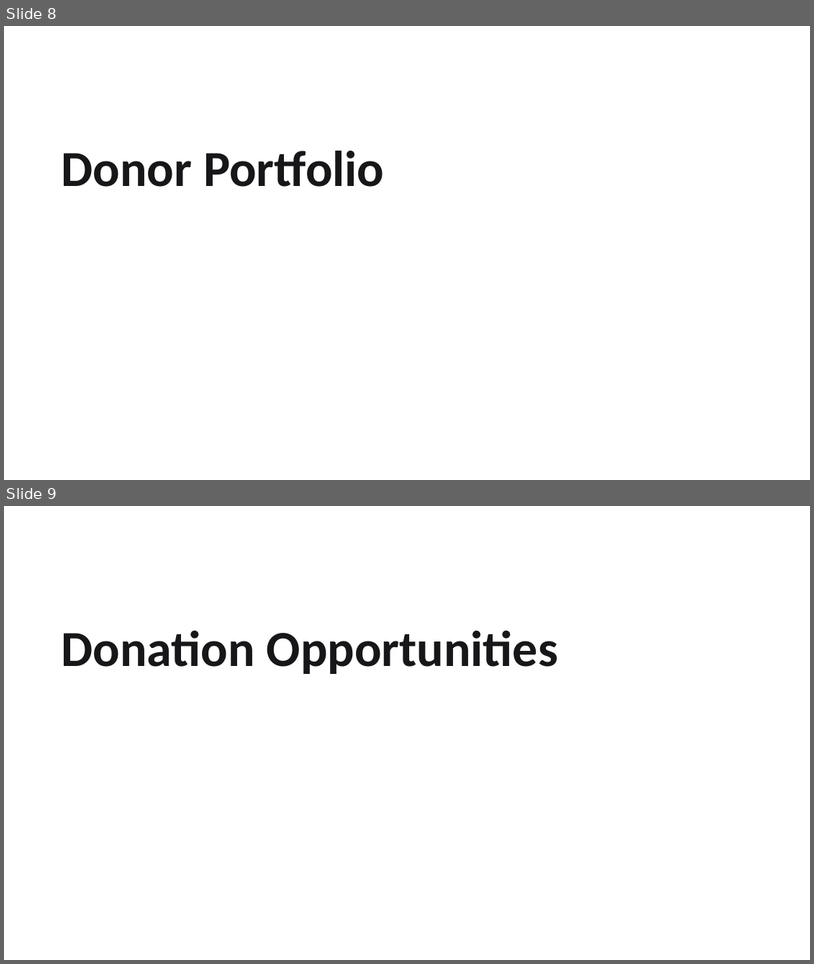
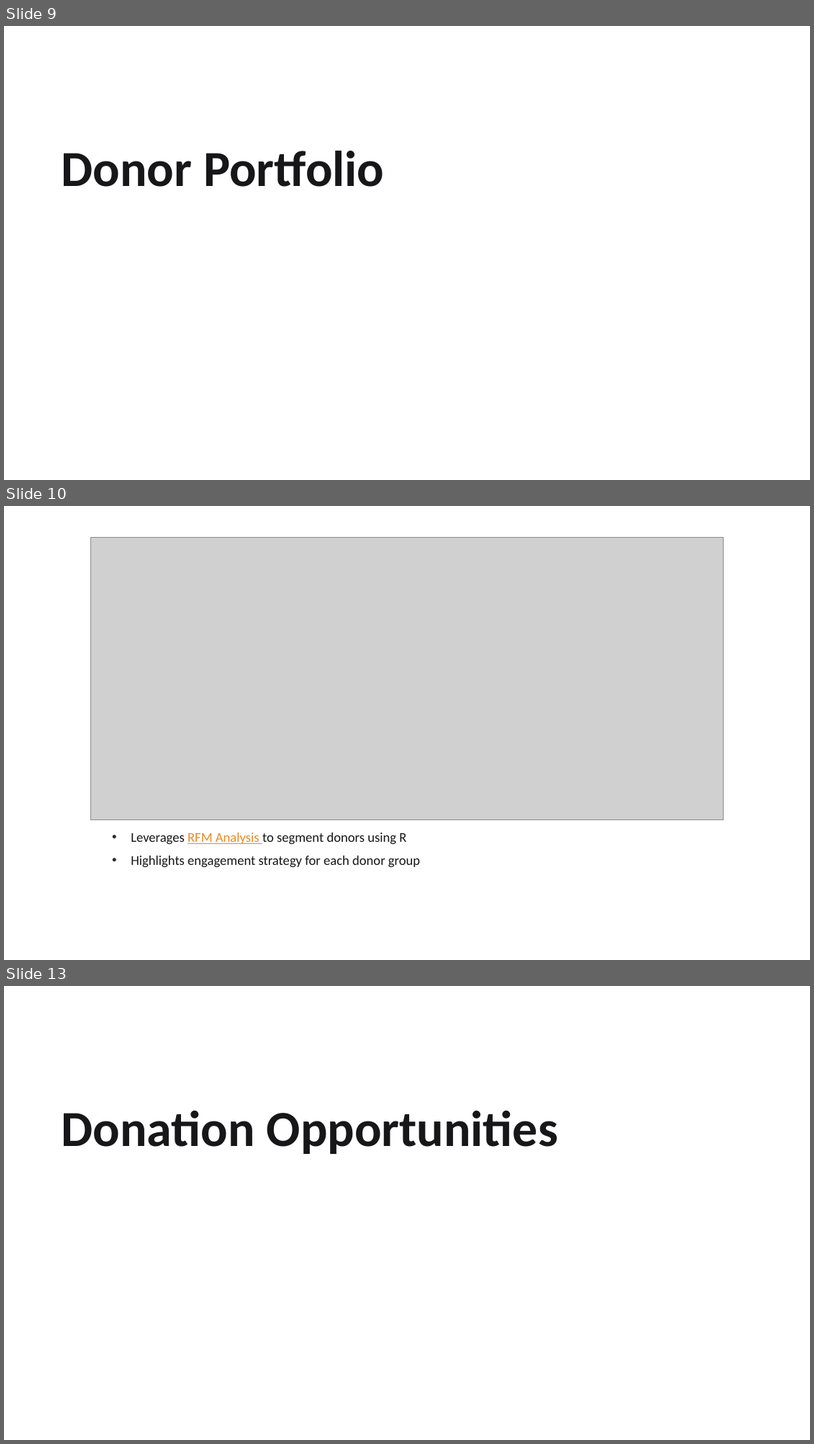
Before and after one commit to edimaudo/hackathon_coding_challenges, a slide deck: Apra/2025/apra_2025/Apra 2025 Data Science Challenge Deck.pptx. Shown one above the other, each under a label of ours: slides 8 and 9 before the commit, slides 9, 10 and 13 after it; the slides between them are not shown. The pictures are 814x964 and 814x1444 pixels, drawn with LibreOffice and Linux fonts; fonts in the diff are those of the drawing; grey boxes stand for pictures; background and template pictures are left out. Boxes give left, top, right and bottom in pixels: in the first picture for what was removed or moved away, otherwise in the second. Text is boxed around its words. In the diff, an @@ line names an element or a change of style, - is before the commit and + after.

```diff
--- a/Apra/2025/apra_2025/Apra 2025 Data Science Challenge Deck.pptx
+++ b/Apra/2025/apra_2025/Apra 2025 Data Science Challenge Deck.pptx
@@ slide 10 added at bbox=[4, 506, 810, 960], background picture (left out) @@
@@ picture added at bbox=[91, 538, 724, 820] @@
@@ text added at bbox=[131, 832, 420, 867], 16 pt, text #171618 @@
+• Leverages RFM Analysis to segment donors using R
+• Highlights engagement strategy for each donor group
@@ what was slide 8 is now slide 9 @@
@@ what was slide 9 is now slide 13 @@
```
Also in this commit, not shown: 1 slide changed, 8 other slides added, 3 slides removed.
